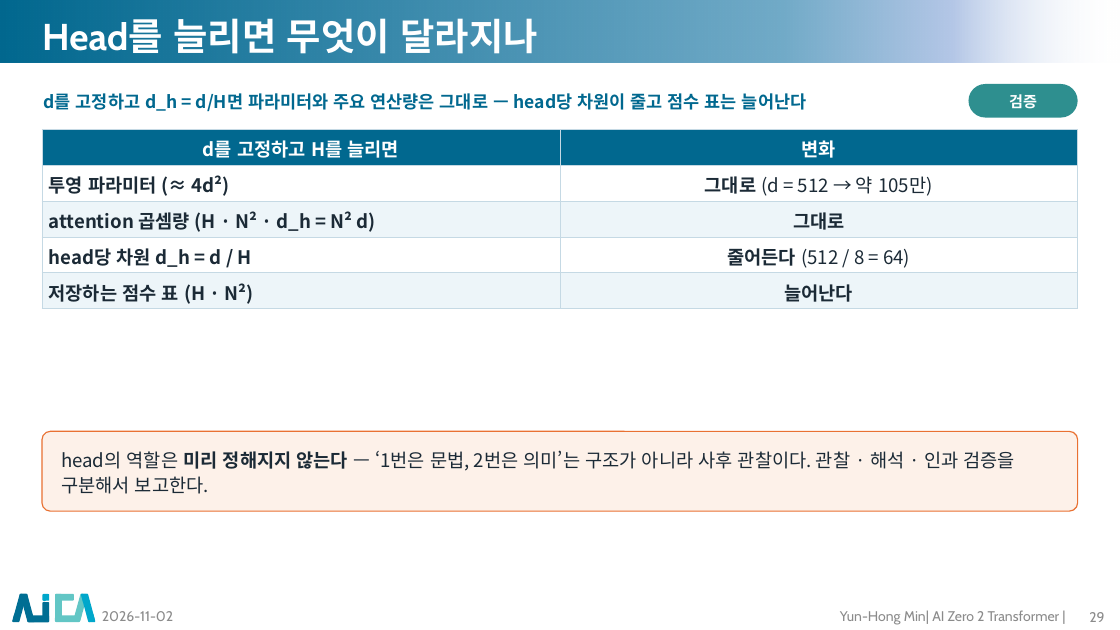
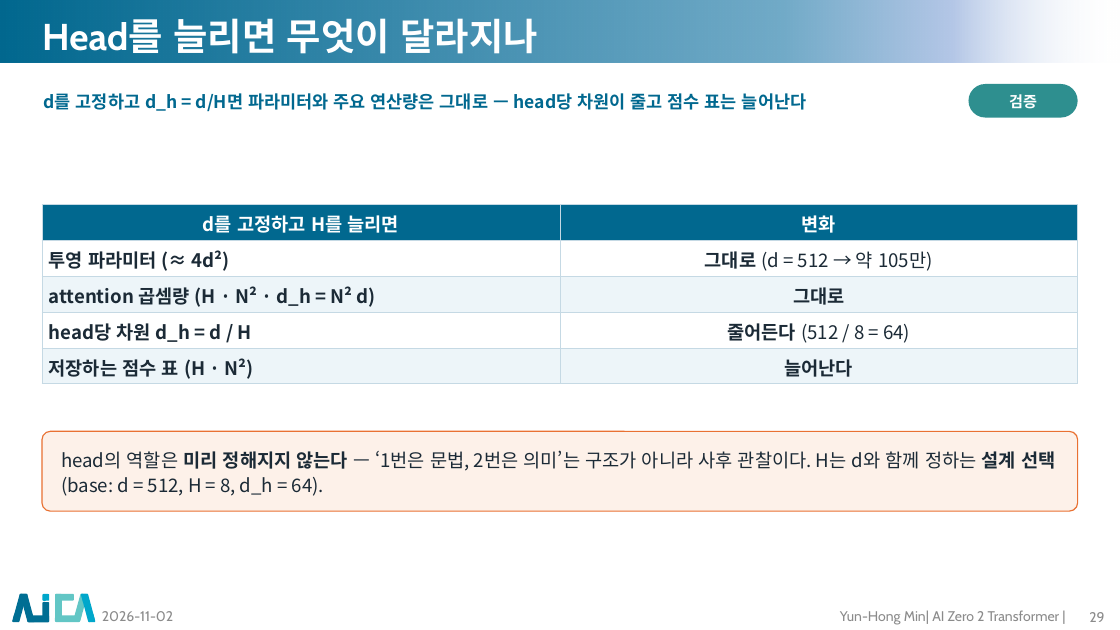
Before and after one commit to myunhh/AI-Zero-2-Transformers, a slide deck: slide 29 of lectures/week05_attention.pptx. Drawn at 1120x630 pixels with LibreOffice and Linux fonts; fonts in the diff are those of the drawing; background and template pictures are left out. Boxes give left, top, right and bottom in pixels: in the first picture for what was removed or moved away, otherwise in the second. Text is boxed around its words. In the diff, an @@ line names an element or a change of style, - is before the commit and + after.

```diff
--- a/lectures/week05_attention.pptx
+++ b/lectures/week05_attention.pptx
@@ table: place and size @@
-table at bbox=[42, 129, 1079, 308]
+table at bbox=[42, 205, 1079, 384]
@@ text in rounded rectangle at bbox=[61, 450, 1055, 496]: text changed @@
-head의 역할은 미리 정해지지 않는다 — ‘1번은 문법, 2번은 의미’는 구조가 아니라 사후 관찰이다. 관찰 · 해석 · 인과 검증을 구분해서 보고한다.
+head의 역할은 미리 정해지지 않는다 — ‘1번은 문법, 2번은 의미’는 구조가 아니라 사후 관찰이다. H는 d와 함께 정하는 설계 선택 (base: d = 512, H = 8, d_h = 64).
```
Also in this commit, not shown: 32 other slides changed, 12 other files.
